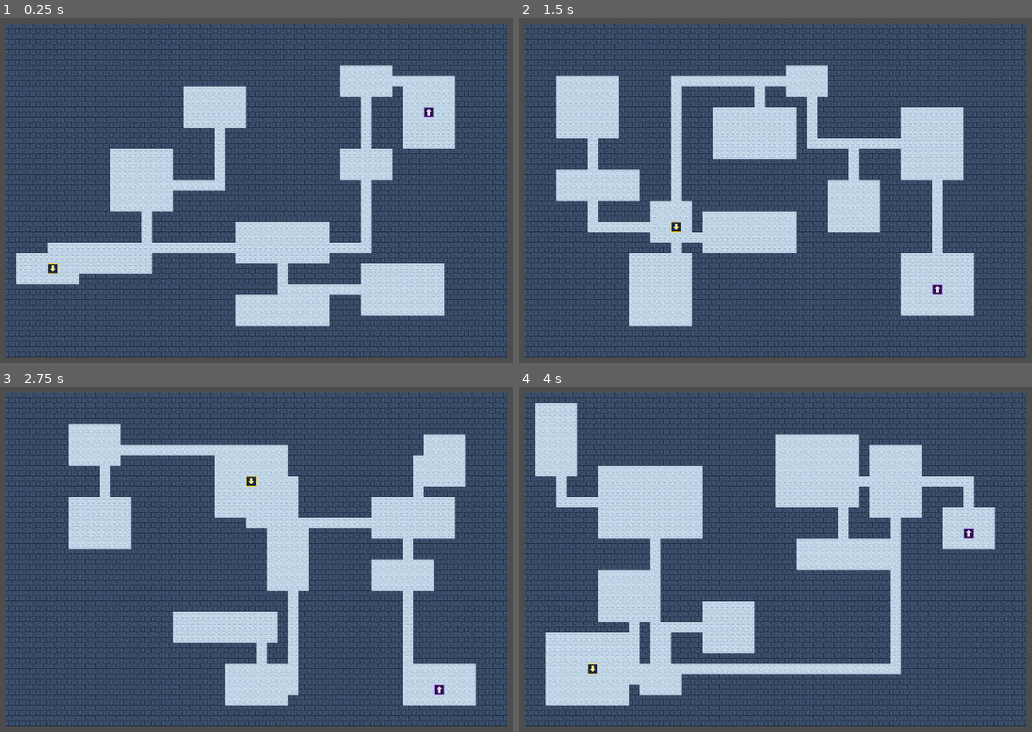
Above: before the commit, frames 1-4 (two rows, left to right).
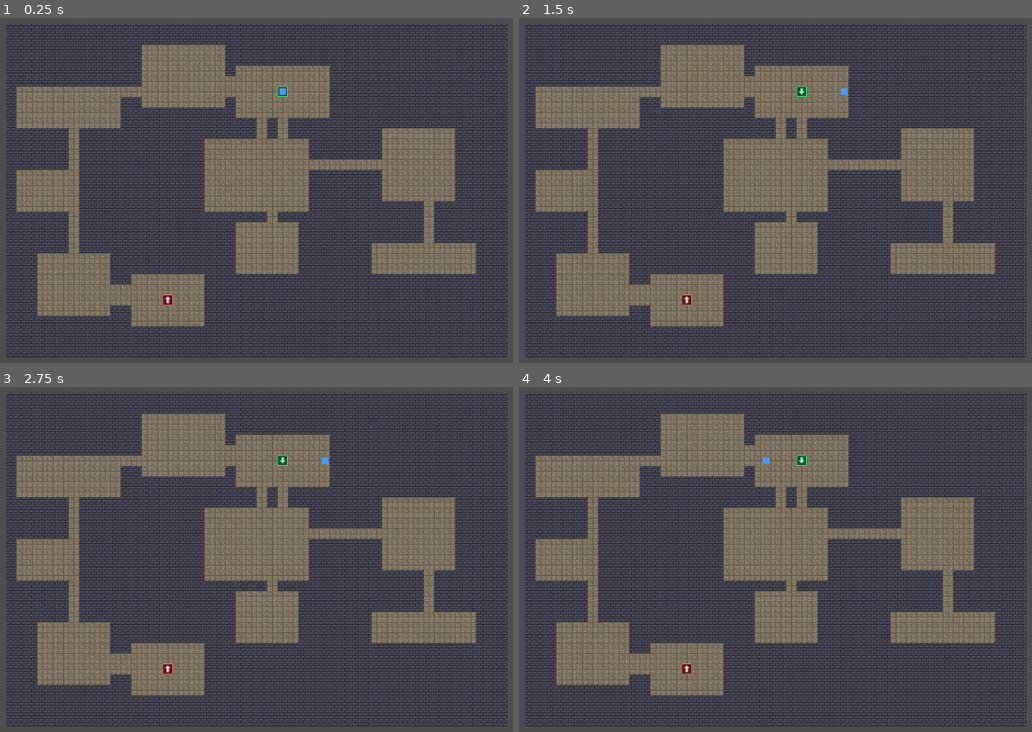
Above: after the commit, the same moments.

Repository: longray/godot_learn
Game: Godot game, scene res://lessons/lesson03_playable/lesson03.tscn
Same seed, same stepped clock (60 frames per second), same inputs: the game is played once before the commit and once after it. Before the commit the project starts from res://lessons/lesson02_tilemap/lesson02.tscn.
Inputs (mouse positions are in pixels of both pictures, inside the frame that each line leads up to):
- Up to frame 1 (0.25 s): no input
- Up to frame 2 (1.5 s): tap Enter at 0.5 s; move the mouse to (939, 169) at 0.52 s; hold Right (ui_right) 0.53-1.25 s; tap R at 0.6 s; click (939, 169) at 0.67 s; tap Space at 1.25 s; drag from (626, 211) to (739, 273) at 1.27 s
- Up to frame 3 (2.75 s): tap Enter at 2 s; move the mouse to (333, 466) at 2.02 s; hold Right (ui_right) from 2.03 s (still down); tap R at 2.1 s
- Up to frame 4 (4 s): release Right (ui_right) at 2.75 s; tap Space at 2.75 s; drag from (739, 642) to (549, 497) at 2.77 s; tap Enter at 3.5 s; move the mouse to (1001, 621) at 3.52 s; hold Left (ui_left) from 3.53 s (still down); tap R at 3.6 s

The runs differ from the first frame. In frame 1, 69% of the frame differs, in the area x 1-99%, y 1-99%; in frame 2, 68%; in frame 3, 68%; in frame 4, 70%.

Commit message:
feat: 第 3 课——连通性验证、玩家出生、网格移动、出口触发
- dungeon_playable.gd：A* 可达性验证 + 不可达自动挖 L 通道修复
- player.gd/tscn：CharacterBody2D 数据驱动移动（5 点采样 + XY 分离贴墙滑动）
- 出口 Area2D 触发 call_deferred generate 重开地牢（无头实测闭环）
- 保留仓库成果：最近邻连接、A* 最远出口（调整 generate 顺序先建 A*）、Marker2D、TileSet 双开关
- 采纳文档改进：单房间出口候选列表法（保证不与入口重合）
- 回归锚点保持：种子 20260824 → 10 房间/445 地板/(26,6)/(15,26) 逐值一致
- lesson03 场景引用 dungeon_tiles.tres + player.tscn；主场景已切换；含第 3 课文档

Diff:
--- /dev/null
+++ b/2d_rpg_dungeon/lessons/lesson03_playable/dungeon_playable.gd
@@ -0,0 +1,652 @@
+extends Node2D
+
+# =========================
+# 第 3 课：连通性验证、玩家出生点、简单移动、出口触发
+# 在第 2 课基础上新增：A* 可达性验证与自动修复、玩家、网格移动阻挡、出口 Area2D 触发
+# =========================
+
+# ---------- 基础生成参数 ----------
+
+@export var seed_value: int = 20260824
+@export var use_random_seed: bool = false
+
+@export var map_width: int = 48
+@export var map_height: int = 32
+
+@export var room_attempts: int = 60
+@export var max_rooms: int = 10
+
+@export var min_room_size: Vector2i = Vector2i(4, 3)
+@export var max_room_size: Vector2i = Vector2i(10, 7)
+
+@export var cell_size: int = 16
+
+# ---------- TileMap 参数 ----------
+
+@export_group("TileMap")
+
+@export var use_placeholder_tileset: bool = true
+
+# 作业 5 方案 B（第 2 课）：尊重手工配置的 TileSet
+@export var use_external_tiles: bool = false
+
+# 作业 5 方案 A（第 2 课）：外部图集路径
+@export var external_tiles_path: String = "res://assets/tiles/dungeon_tiles.png"
+
+@export var tile_source_id: int = 0
+
+@export var floor_atlas_coords: Vector2i = Vector2i(0, 0)
+@export var wall_atlas_coords: Vector2i = Vector2i(1, 0)
+@export var entrance_atlas_coords: Vector2i = Vector2i(2, 0)
+@export var exit_atlas_coords: Vector2i = Vector2i(3, 0)
+
+# ---------- Gameplay 参数 ----------
+
+@export_group("Gameplay")
+
+# 把你的 player.tscn 拖到这里
+@export var player_scene: PackedScene
+
+@export var exit_radius_multiplier: float = 0.45
+@export var debug_print_path: bool = false
+
+# ---------- 节点 ----------
+
+@onready var tile_layer: TileMapLayer = $TileMapLayer
+
+# ---------- 常量与数据 ----------
+
+const CELL_WALL := 0
+const CELL_FLOOR := 1
+
+var rng := RandomNumberGenerator.new()
+
+# grid[y][x]
+# 0 = wall
+# 1 = floor
+var grid: Array = []
+
+var rooms: Array = []
+
+var entrance_cell := Vector2i.ZERO
+var exit_cell := Vector2i.ZERO
+
+var astar_grid := AStarGrid2D.new()
+
+var player_instance: CharacterBody2D
+var exit_area: Area2D
+
+
+func _ready() -> void:
+	if tile_layer == null:
+		push_error("找不到 TileMapLayer，请确认场景里有名为 TileMapLayer 的子节点。")
+		return
+
+	generate()
+
+
+func _unhandled_input(event: InputEvent) -> void:
+	var key := event as InputEventKey
+	if key == null:
+		return
+
+	if key.pressed and not key.echo and key.keycode == KEY_R:
+		generate()
+
+
+func generate() -> void:
+	# 防止地图太小
+	map_width = maxi(20, map_width)
+	map_height = maxi(16, map_height)
+
+	_setup_rng()
+	_clear_map()
+	_place_rooms()
+	_connect_rooms()
+	_build_astar()
+	_pick_entrance_and_exit()
+	_ensure_exit_reachable()
+
+	_setup_tilemap()
+	_build_tilemap()
+
+	_update_or_spawn_exit()
+	_update_or_spawn_player()
+	_spawn_markers()
+	_center_camera()
+
+	if debug_print_path:
+		print("入口：", entrance_cell, "  出口：", exit_cell)
+
+
+# =========================
+# RNG
+# =========================
+
+func _setup_rng() -> void:
+	if use_random_seed:
+		rng.randomize()
+	else:
+		rng.seed = seed_value
+
+
+# =========================
+# 地图数据
+# =========================
+
+func _clear_map() -> void:
+	grid.clear()
+	rooms.clear()
+
+	entrance_cell = Vector2i.ZERO
+	exit_cell = Vector2i.ZERO
+
+	grid.resize(map_height)
+
+	for y in map_height:
+		var row: Array = []
+		row.resize(map_width)
+		row.fill(CELL_WALL)
+		grid[y] = row
+
+
+func _place_rooms() -> void:
+	for i in room_attempts:
+		if rooms.size() >= max_rooms:
+			break
+
+		var room := _make_random_room()
+
+		if room.size.x <= 0 or room.size.y <= 0:
+			continue
+
+		if not _overlaps_existing_room(room):
+			rooms.append(room)
+			_carve_room(room)
+
+
+func _make_random_room() -> Rect2i:
+	var max_w := mini(max_room_size.x, map_width - 3)
+	var max_h := mini(max_room_size.y, map_height - 3)
+
+	if max_w < 2 or max_h < 2:
+		return Rect2i()
+
+	var min_w := clampi(min_room_size.x, 2, max_w)
+	var min_h := clampi(min_room_size.y, 2, max_h)
+
+	var w := rng.randi_range(min_w, max_w)
+	var h := rng.randi_range(min_h, max_h)
+
+	var x := rng.randi_range(1, map_width - w - 2)
+	var y := rng.randi_range(1, map_height - h - 2)
+
+	return Rect2i(x, y, w, h)
+
+
+func _overlaps_existing_room(room: Rect2i) -> bool:
+	# 向外扩一格，让房间之间保留间距
+	var expanded := Rect2i(
+		room.position.x - 1,
+		room.position.y - 1,
+		room.size.x + 2,
+		room.size.y + 2
+	)
+
+	for existing in rooms:
+		if _rect2i_intersects(expanded, existing):
+			return true
+
+	return false
+
+
+func _rect2i_intersects(a: Rect2i, b: Rect2i) -> bool:
+	return (
+		a.position.x < b.position.x + b.size.x
+		and a.position.x + a.size.x > b.position.x
+		and a.position.y < b.position.y + b.size.y
+		and a.position.y + a.size.y > b.position.y
+	)
+
+
+func _carve_room(room: Rect2i) -> void:
+	for y in range(room.position.y, room.position.y + room.size.y):
+		for x in range(room.position.x, room.position.x + room.size.x):
+			_set_cell(x, y, CELL_FLOOR)
+
+
+func _connect_rooms() -> void:
+	if rooms.size() < 2:
+		return
+
+	# 第 1 课作业 5 成果：增量式最近邻连接（文档此处为旧版链式，按仓库现状保留本版）
+	for i in range(1, rooms.size()):
+		var from := _room_center(rooms[i])
+		var best_j := 0
+		var best_dist := from.distance_squared_to(_room_center(rooms[0]))
+
+		for j in range(1, i):
+			var d := from.distance_squared_to(_room_center(rooms[j]))
+			if d < best_dist:
+				best_dist = d
+				best_j = j
+
+		var b := _room_center(rooms[best_j])
+
+		if rng.randf() < 0.5:
+			_carve_h_corridor(from.x, b.x, from.y)
+			_carve_v_corridor(from.y, b.y, b.x)
+		else:
+			_carve_v_corridor(from.y, b.y, from.x)
+			_carve_h_corridor(from.x, b.x, b.y)
+
+
+func _room_center(room: Rect2i) -> Vector2i:
+	return Vector2i(
+		room.position.x + room.size.x / 2,
+		room.position.y + room.size.y / 2
+	)
+
+
+func _carve_h_corridor(x1: int, x2: int, y: int) -> void:
+	var from := mini(x1, x2)
+	var to := maxi(x1, x2)
+
+	for x in range(from, to + 1):
+		_set_cell(x, y, CELL_FLOOR)
+
+
+func _carve_v_corridor(y1: int, y2: int, x: int) -> void:
+	var from := mini(y1, y2)
+	var to := maxi(y1, y2)
+
+	for y in range(from, to + 1):
+		_set_cell(x, y, CELL_FLOOR)
+
+
+func _set_cell(x: int, y: int, value: int) -> void:
+	if x < 0 or x >= map_width:
+		return
+	if y < 0 or y >= map_height:
+		return
+
+	grid[y][x] = value
+
+
+# =========================
+# 入口 / 出口
+# =========================
+
+func _pick_entrance_and_exit() -> void:
+	if rooms.is_empty():
+		# 保底：如果参数太严格没有生成房间，就在地图中心挖一块地板
+		entrance_cell = Vector2i(map_width / 2, map_height / 2)
+		exit_cell = entrance_cell
+		_set_cell(entrance_cell.x, entrance_cell.y, CELL_FLOOR)
+		return
+
+	# 入口：第一个房间中心
+	entrance_cell = _room_center(rooms[0])
+
+	if rooms.size() == 1:
+		# 只有一个房间时，在同一个房间里选一个不同的地板点作为出口
+		# （第 3 课文档改进：候选列表法，保证与入口不同）
+		exit_cell = _pick_random_floor_cell_in_room(rooms[0], entrance_cell)
+	else:
+		# 第 2 课作业 4 成果：出口 = 从入口出发「实际路径」最长的房间中心
+		# （文档此处为直线最远版，按仓库现状保留 A* 版；astar_grid 已在 generate 流程中先行构建）
+		exit_cell = entrance_cell
+		var best_path_len := -1
+
+		for room in rooms:
+			var center := _room_center(room)
+			var path_len: int = astar_grid.get_id_path(entrance_cell, center).size()
+
+			if path_len > best_path_len:
+				best_path_len = path_len
+				exit_cell = center
+
+	# 极端情况下，确保出口不要和入口完全重合
+	if exit_cell == entrance_cell:
+		exit_cell = _pick_random_floor_cell_in_room(rooms[0], entrance_cell)
+
+
+func _pick_random_floor_cell_in_room(room: Rect2i, avoid: Vector2i) -> Vector2i:
+	# 枚举房间内所有地板格（排除 avoid），从中随机选一个——保证不重合
+	var candidates: Array = []
+
+	for y in range(room.position.y, room.position.y + room.size.y):
+		for x in range(room.position.x, room.position.x + room.size.x):
+			var cell := Vector2i(x, y)
+
+			if cell == avoid:
+				continue
+
+			if grid[y][x] == CELL_FLOOR:
+				candidates.append(cell)
+
+	if candidates.is_empty():
+		return avoid
+
+	return candidates[rng.randi_range(0, candidates.size() - 1)]
+
+
+func get_entrance_local_position() -> Vector2:
+	return _cell_to_center_local(entrance_cell)
+
+
+func get_exit_local_position() -> Vector2:
+	return _cell_to_center_local(exit_cell)
+
+
+func get_entrance_world_position() -> Vector2:
+	if tile_layer == null:
+		return get_entrance_local_position()
+
+	return tile_layer.to_global(get_entrance_local_position())
+
+
+func _cell_to_center_local(cell: Vector2i) -> Vector2:
+	return Vector2(cell) * cell_size + Vector2(cell_size, cell_size) * 0.5
+
+
+# =========================
+# AStarGrid2D 连通性
+# =========================
+
+func _build_astar() -> void:
+	astar_grid = AStarGrid2D.new()
+	astar_grid.region = Rect2i(0, 0, map_width, map_height)
+	astar_grid.cell_size = Vector2i(1, 1) # 直接用格子坐标作点 id
+	astar_grid.diagonal_mode = AStarGrid2D.DIAGONAL_MODE_NEVER
+	astar_grid.update()
+
+	# 全图设墙（批量），地板格才解锁为可通行
+	astar_grid.fill_solid_region(astar_grid.region, true)
+
+	for y in map_height:
+		for x in map_width:
+			if grid[y][x] == CELL_FLOOR:
+				astar_grid.set_point_solid(Vector2i(x, y), false)
+
+
+func _ensure_exit_reachable() -> void:
+	if _is_exit_reachable():
+		return
+
+	push_warning("入口到出口不可达，正在自动修复。")
+
+	# 简单修复：直接从入口到出口挖一条 L 型通道
+	if rng.randf() < 0.5:
+		_carve_h_corridor(entrance_cell.x, exit_cell.x, entrance_cell.y)
+		_carve_v_corridor(entrance_cell.y, exit_cell.y, exit_cell.x)
+	else:
+		_carve_v_corridor(entrance_cell.y, exit_cell.y, entrance_cell.x)
+		_carve_h_corridor(entrance_cell.x, exit_cell.x, exit_cell.y)
+
+	_build_astar()
+
+	if not _is_exit_reachable():
+		push_error("修复后入口到出口仍然不可达。")
+
+
+func _is_exit_reachable() -> bool:
+	if entrance_cell == exit_cell:
+		return true
+
+	var path := astar_grid.get_id_path(entrance_cell, exit_cell)
+
+	if debug_print_path:
+		print("AStar path length: ", path.size())
+
+	return not path.is_empty()
+
+
+# =========================
+# TileMap
+# =========================
+
+func _setup_tilemap() -> void:
+	if use_external_tiles:
+		# 第 2 课方案 B：尊重手工配置的 TileSet，脚本不碰 tile_set
+		if tile_layer.tile_set == null:
+			push_warning("use_external_tiles 开着，但 TileMapLayer 上没有手工 TileSet。")
+		return
+
+	if use_placeholder_tileset:
+		tile_source_id = _create_placeholder_tileset()
+
+		floor_atlas_coords = Vector2i(0, 0)
+		wall_atlas_coords = Vector2i(1, 0)
+		entrance_atlas_coords = Vector2i(2, 0)
+		exit_atlas_coords = Vector2i(3, 0)
+	else:
+		if tile_layer.tile_set == null:
+			push_warning("你关闭了 use_placeholder_tileset，但 TileMapLayer 上没有设置 TileSet。")
+
+
+func _create_placeholder_tileset() -> int:
+	# 第 2 课方案 A：优先加载外部图集，文件缺失则回退代码生成
+	var texture: Texture2D
+
+	if external_tiles_path != "" and ResourceLoader.exists(external_tiles_path):
+		texture = load(external_tiles_path) as Texture2D
+	else:
+		texture = _generate_placeholder_texture()
+
+	var tile_set := TileSet.new()
+	tile_set.tile_size = Vector2i(cell_size, cell_size)
+
+	var source := TileSetAtlasSource.new()
+	source.texture = texture
+	source.texture_region_size = Vector2i(cell_size, cell_size)
+
+	var source_id := tile_set.add_source(source)
+
+	if source_id < 0:
+		push_error("创建 placeholder TileSet source 失败。")
+		return -1
+
+	source.create_tile(Vector2i(0, 0)) # floor
+	source.create_tile(Vector2i(1, 0)) # wall
+	source.create_tile(Vector2i(2, 0)) # entrance
+	source.create_tile(Vector2i(3, 0)) # exit
+
+	tile_layer.tile_set = tile_set
+
+	return source_id
+
+
+func _generate_placeholder_texture() -> Texture2D:
+	# 代码生成纯色图集（外部素材缺失时的回退路径）
+	var image := Image.create(cell_size * 4, cell_size, false, Image.FORMAT_RGBA8)
+
+	image.fill_rect(Rect2i(0, 0, cell_size, cell_size), Color(0.82, 0.75, 0.60))
+	image.fill_rect(Rect2i(cell_size, 0, cell_size, cell_size), Color(0.12, 0.12, 0.16))
+	image.fill_rect(Rect2i(cell_size * 2, 0, cell_size, cell_size), Color(0.20, 0.90, 0.40))
+	image.fill_rect(Rect2i(cell_size * 3, 0, cell_size, cell_size), Color(0.90, 0.25, 0.25))
+
+	return ImageTexture.create_from_image(image)
+
+
+func _build_tilemap() -> void:
+	if tile_layer == null:
+		return
+
+	if tile_source_id < 0:
+		push_error("tile_source_id 无效，无法写入 TileMapLayer。")
+		return
+
+	tile_layer.clear()
+
+	for y in map_height:
+		for x in map_width:
+			var cell := Vector2i(x, y)
+
+			var atlas_coords: Vector2i
+
+			if grid[y][x] == CELL_FLOOR:
+				atlas_coords = floor_atlas_coords
+			else:
+				atlas_coords = wall_atlas_coords
+
+			tile_layer.set_cell(cell, tile_source_id, atlas_coords)
+
+	tile_layer.set_cell(entrance_cell, tile_source_id, entrance_atlas_coords)
+	tile_layer.set_cell(exit_cell, tile_source_id, exit_atlas_coords)
+
+
+# =========================
+# 出口触发区域
+# =========================
+
+func _update_or_spawn_exit() -> void:
+	if tile_layer == null:
+		return
+
+	if exit_area == null or not is_instance_valid(exit_area):
+		exit_area = Area2D.new()
+		exit_area.name = "ExitArea"
+		exit_area.monitoring = true
+
+		var collision := CollisionShape2D.new()
+		var circle := CircleShape2D.new()
+		circle.radius = cell_size * exit_radius_multiplier
+		collision.shape = circle
+
+		exit_area.add_child(collision)
+		exit_area.body_entered.connect(_on_exit_body_entered)
+
+		tile_layer.add_child(exit_area)
+	else:
+		var collision := exit_area.get_child(0) as CollisionShape2D
+		if collision:
+			var circle := collision.shape as CircleShape2D
+			if circle:
+				circle.radius = cell_size * exit_radius_multiplier
+
+	exit_area.position = get_exit_local_position()
+
+
+func _on_exit_body_entered(body: Node2D) -> void:
+	if body.is_in_group("player"):
+		print("玩家到达出口，重新生成地牢。")
+		# 物理回调中不能直接改场景树，延迟到帧末安全执行
+		call_deferred("generate")
+
+
+# =========================
+# 玩家
+# =========================
+
+func _update_or_spawn_player() -> void:
+	if player_scene == null:
+		push_warning("没有在 Inspector 里设置 Player Scene，请拖入 player.tscn。")
+		return
+
+	if player_instance == null or not is_instance_valid(player_instance):
+		player_instance = player_scene.instantiate() as CharacterBody2D
+
+		if player_instance == null:
+			push_error("player.tscn 的根节点必须是 CharacterBody2D。")
+			return
+
+		player_instance.add_to_group("player")
+		add_child(player_instance)
+
+	player_instance.global_position = get_entrance_world_position()
+
+	if "dungeon" in player_instance:
+		player_instance.dungeon = self
+
+
+# =========================
+# 入口 / 出口标记（第 2 课作业 1+2 成果，保留）
+# =========================
+
+func _spawn_markers() -> void:
+	_clear_markers()
+
+	var entrance_marker := Marker2D.new()
+	entrance_marker.name = "EntranceMarker"
+	entrance_marker.position = get_entrance_local_position()
+	add_child(entrance_marker)
+
+	var exit_marker := Marker2D.new()
+	exit_marker.name = "ExitMarker"
+	exit_marker.position = get_exit_local_position()
+	add_child(exit_marker)
+
+
+func _clear_markers() -> void:
+	for child in get_children():
+		if child is Marker2D:
+			# 先脱离树再延迟释放：防止同帧 spawn 的同名新节点被匿名化
+			remove_child(child)
+			child.queue_free()
+
+
+# =========================
+# 移动阻挡查询
+# =========================
+
+func is_world_position_walkable(world_position: Vector2, radius: float = 0.0) -> bool:
+	if grid.is_empty():
+		return false
+
+	if radius <= 0.0:
+		return _is_world_point_walkable(world_position)
+
+	# 简单采样：中心 + 四个方向
+	var offsets: Array[Vector2] = [
+		Vector2.ZERO,
+		Vector2(radius, 0.0),
+		Vector2(-radius, 0.0),
+		Vector2(0.0, radius),
+		Vector2(0.0, -radius)
+	]
+
+	for offset in offsets:
+		if not _is_world_point_walkable(world_position + offset):
+			return false
+
+	return true
+
+
+func _is_world_point_walkable(world_position: Vector2) -> bool:
+	if tile_layer == null:
+		return false
+
+	var local_position := tile_layer.to_local(world_position)
+
+	var cell := Vector2i(
+		floori(local_position.x / float(cell_size)),
+		floori(local_position.y / float(cell_size))
+	)
+
+	return is_cell_walkable(cell)
+
+
+func is_cell_walkable(cell: Vector2i) -> bool:
+	if cell.x < 0 or cell.x >= map_width:
+		return false
+	if cell.y < 0 or cell.y >= map_height:
+		return false
+
+	return grid[cell.y][cell.x] == CELL_FLOOR
+
+
+# =========================
+# Camera
+# =========================
+
+func _center_camera() -> void:
+	var cam := get_node_or_null(^"Camera2D") as Camera2D
+	if cam == null:
+		return
+
+	cam.make_current()
+	cam.position = Vector2(
+		map_width * cell_size * 0.5,
+		map_height * cell_size * 0.5
+	)
--- /dev/null
+++ b/2d_rpg_dungeon/lessons/lesson03_playable/lesson03.tscn
@@ -0,0 +1,17 @@
+[gd_scene load_steps=4 format=3]
+
+[ext_resource type="Script" path="res://lessons/lesson03_playable/dungeon_playable.gd" id="1_main"]
+[ext_resource type="TileSet" path="res://assets/tiles/dungeon_tiles.tres" id="2_tiles"]
+[ext_resource type="PackedScene" path="res://lessons/lesson03_playable/player.tscn" id="3_player"]
+
+[node name="Main" type="Node2D"]
+script = ExtResource("1_main")
+use_external_tiles = true
+tile_source_id = 0
+player_scene = ExtResource("3_player")
+
+[node name="TileMapLayer" type="TileMapLayer" parent="."]
+tile_set = ExtResource("2_tiles")
+
+[node name="Camera2D" type="Camera2D" parent="."]
+unique_name_in_owner = true
--- /dev/null
+++ b/2d_rpg_dungeon/lessons/lesson03_playable/player.gd
@@ -0,0 +1,53 @@
+extends CharacterBody2D
+
+# =========================
+# 第 3 课：简单地牢玩家移动
+# 使用地图数据判断是否可以移动，而不是依赖墙体物理碰撞。
+# =========================
+
+@export var speed: float = 140.0
+@export var collision_radius: float = 5.0
+
+# 由 Main 场景注入
+var dungeon: Node
+
+
+func _physics_process(delta: float) -> void:
+	if dungeon == null or not dungeon.has_method("is_world_position_walkable"):
+		velocity = Vector2.ZERO
+		move_and_slide()
+		return
+
+	# 使用 Godot 内建输入动作：ui_left / ui_right / ui_up / ui_down
+	var input_vector := Input.get_vector(
+		"ui_left",
+		"ui_right",
+		"ui_up",
+		"ui_down"
+	)
+
+	if input_vector == Vector2.ZERO:
+		velocity = Vector2.ZERO
+		move_and_slide()
+		return
+
+	var desired_velocity := input_vector.normalized() * speed
+	var next_position := global_position + desired_velocity * delta
+
+	# 如果目标位置可走，直接移动
+	if dungeon.is_world_position_walkable(next_position, collision_radius):
+		velocity = desired_velocity
+	else:
+		# 如果整体移动被挡住，尝试只移动 X 或只移动 Y
+		# 这样可以实现简单的贴墙滑动
+		var x_only_position := Vector2(next_position.x, global_position.y)
+		var y_only_position := Vector2(global_position.x, next_position.y)
+
+		if dungeon.is_world_position_walkable(x_only_position, collision_radius):
+			velocity = Vector2(desired_velocity.x, 0.0)
+		elif dungeon.is_world_position_walkable(y_only_position, collision_radius):
+			velocity = Vector2(0.0, desired_velocity.y)
+		else:
+			velocity = Vector2.ZERO
+
+	move_and_slide()
--- /dev/null
+++ b/2d_rpg_dungeon/lessons/lesson03_playable/player.tscn
@@ -0,0 +1,16 @@
+[gd_scene load_steps=3 format=3]
+
+[ext_resource type="Script" path="res://lessons/lesson03_playable/player.gd" id="1_player"]
+
+[sub_resource type="CircleShape2D" id="CircleShape2D_player"]
+radius = 5.0
+
+[node name="Player" type="CharacterBody2D"]
+script = ExtResource("1_player")
+
+[node name="CollisionShape2D" type="CollisionShape2D" parent="."]
+shape = SubResource("CircleShape2D_player")
+
+[node name="Polygon2D" type="Polygon2D" parent="."]
+color = Color(0.3, 0.6, 1, 1)
+polygon = PackedVector2Array(-5, -5, 5, -5, 5, 5, -5, 5)
--- a/2d_rpg_dungeon/project.godot
+++ b/2d_rpg_dungeon/project.godot
@@ -11,7 +11,7 @@
 [application]
 
 config/name="2D RPG Dungeon (GDScript)"
-run/main_scene="res://lessons/lesson02_tilemap/lesson02.tscn"
+run/main_scene="res://lessons/lesson03_playable/lesson03.tscn"
 config/features=PackedStringArray("4.7", "GL Compatibility")
 
 [autoload]
Not shown, added: 2d_rpg_dungeon/lessons/lesson03_playable/dungeon_playable.gd.uid
Not shown, added: 2d_rpg_dungeon/lessons/lesson03_playable/player.gd.uid
Not shown, added: doc/lession/03-第 3 课：连通性验证、玩家出生点、简单移动、出口触发.md
